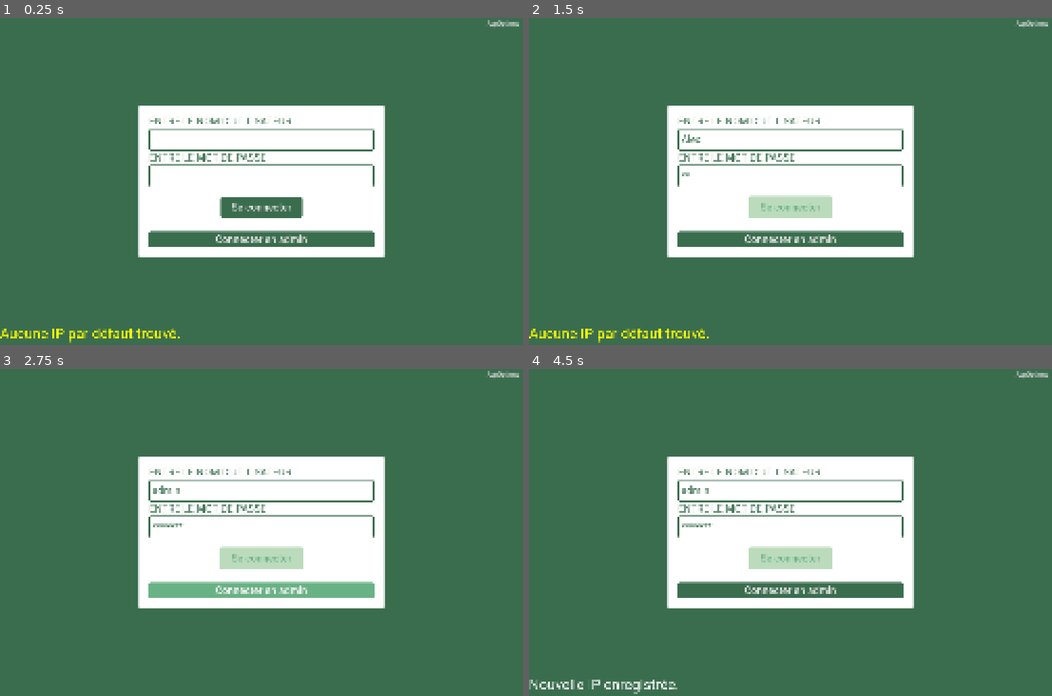
Above: before the commit, frames 1-4 (two rows, left to right).
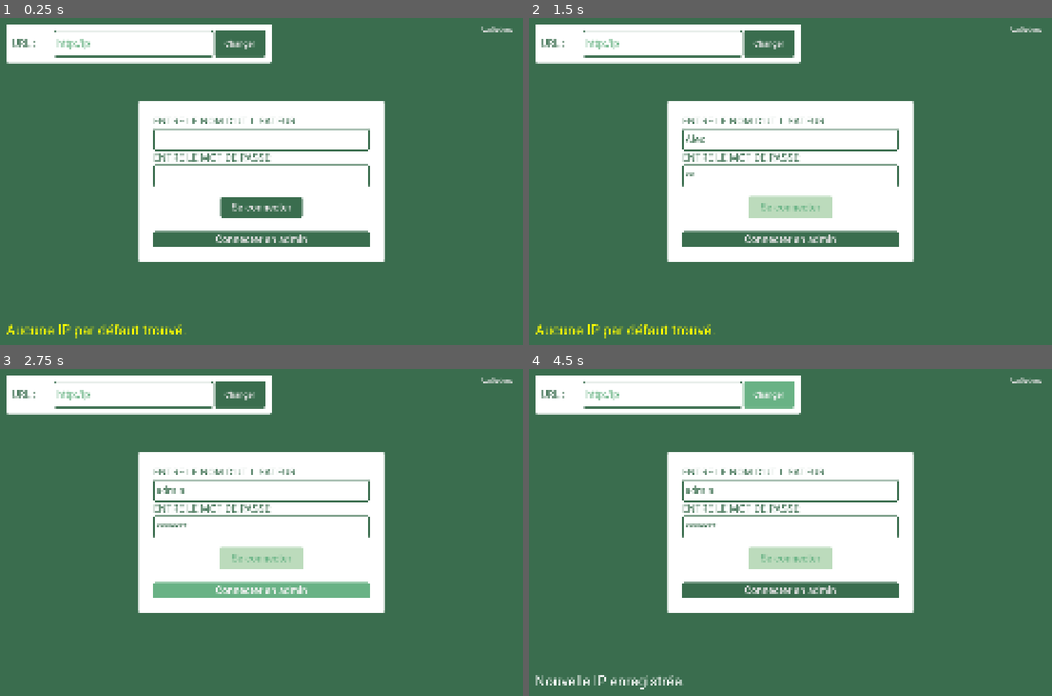
Above: after the commit, the same moments.

Repository: Animo105/tout-cru-dans-le-bec
Game: Godot game, scene res://app_init.tscn
Same seed, same stepped clock (60 frames per second), same inputs: the game is played once before the commit and once after it.
Inputs (mouse positions are in pixels of both pictures, inside the frame that each line leads up to):
- Up to frame 1 (0.25 s): no input
- Up to frame 2 (1.5 s): click (790, 138) at 0.52 s; type "Alex" at 0.6 s; click (790, 174) at 0.75 s; type "12" at 0.83 s; click "Se connecter" at 1.25 s
- Up to frame 3 (2.75 s): click "Connecter en admin" at 2 s
- Up to frame 4 (4.5 s): click "AppOptions" at 2.75 s; click (790, 561) at 3.5 s, where only the run after the commit has a clickable "Continuer"; click "Changer" at 4.25 s

The runs differ from the first frame. In frame 1, 8.5% of the frame differs, in the area x 0-100%, y 0-100%; in frame 2, 8.5%; in frame 3, 7.8%; in frame 4, 9.2%.

Commit message:
acceuil et update du theme (again)

Diff:
--- a/app_init.tscn
+++ b/app_init.tscn
@@ -15,16 +15,28 @@
 grow_vertical = 2
 script = ExtResource("1_n5gwl")
 
+[node name="Button" type="Button" parent="." unique_id=515828297]
+layout_mode = 1
+anchors_preset = 1
+anchor_left = 1.0
+anchor_right = 1.0
+offset_left = -228.0
+offset_top = 30.0
+offset_right = -30.0
+offset_bottom = 86.0
+grow_horizontal = 0
+theme_override_font_sizes/font_size = 30
+toggle_mode = true
+text = "AppOptions"
+
 [node name="Login" type="CenterContainer" parent="." unique_id=145877602]
-layout_mode = 1
-anchors_preset = 15
-anchor_right = 1.0
-anchor_bottom = 1.0
+layout_mode = 0
+offset_right = 2560.0
+offset_bottom = 1600.0
 grow_horizontal = 2
 grow_vertical = 2
 
 [node name="VBoxContainer" type="VBoxContainer" parent="Login" unique_id=1410548019]
-visible = false
 layout_mode = 2
 
 [node name="TitleLabel" type="Label" parent="Login/VBoxContainer" unique_id=1972711334]
@@ -41,7 +53,6 @@
 ERREURS"
 
 [node name="ProceedButton" type="Button" parent="Login/VBoxContainer" unique_id=19017409]
-visible = false
 layout_mode = 2
 text = "Continuer"
 
@@ -98,31 +109,20 @@
 layout_mode = 2
 text = "Connecter en admin"
 
-[node name="Button" type="Button" parent="." unique_id=515828297]
-layout_mode = 1
-anchors_preset = 1
-anchor_left = 1.0
-anchor_right = 1.0
-offset_left = -137.0
-offset_bottom = 31.0
-grow_horizontal = 0
-theme_override_font_sizes/font_size = 30
-toggle_mode = true
-text = "AppOptions"
-
 [node name="UrlOption" type="PanelContainer" parent="." unique_id=1193223957]
-visible = false
 custom_minimum_size = Vector2(1300, 0)
 layout_mode = 0
-offset_right = 40.0
-offset_bottom = 40.0
+offset_left = 30.0
+offset_top = 30.0
+offset_right = 1330.0
+offset_bottom = 220.0
 
 [node name="MarginContainer" type="MarginContainer" parent="UrlOption" unique_id=1108080980]
 layout_mode = 2
-theme_override_constants/margin_left = 20
-theme_override_constants/margin_top = 20
-theme_override_constants/margin_right = 20
-theme_override_constants/margin_bottom = 20
+theme_override_constants/margin_left = 10
+theme_override_constants/margin_top = 10
+theme_override_constants/margin_right = 10
+theme_override_constants/margin_bottom = 10
 
 [node name="IP" type="HBoxContainer" parent="UrlOption/MarginContainer" unique_id=704035759]
 layout_mode = 2
@@ -147,18 +147,22 @@
 
 [node name="ErrorAppLabel" type="Label" parent="." unique_id=1962808505]
 layout_mode = 1
-anchors_preset = 2
+anchors_preset = 12
 anchor_top = 1.0
+anchor_right = 1.0
 anchor_bottom = 1.0
-offset_top = -96.0
-offset_right = 546.0
+offset_left = 30.0
+offset_top = -113.0
+offset_right = -30.0
+offset_bottom = -30.0
+grow_horizontal = 2
 grow_vertical = 0
 theme_override_colors/font_color = Color(0.99999994, 0.1943762, 0.14415282, 1)
 theme_override_font_sizes/font_size = 70
 text = "APP ERROR"
 script = ExtResource("5_teisc")
 
+[connection signal="toggled" from="Button" to="." method="_on_button_toggled"]
 [connection signal="pressed" from="Login/PanelContainer/MarginContainer/VBoxContainer/LoginButton" to="." method="_on_login_button_pressed"]
 [connection signal="pressed" from="Login/PanelContainer/MarginContainer/VBoxContainer/Button" to="." method="_on_button_pressed"]
-[connection signal="toggled" from="Button" to="." method="_on_button_toggled"]
 [connection signal="pressed" from="UrlOption/MarginContainer/IP/SetUrlButton" to="." method="_on_set_url_button_pressed"]
--- a/assets/themes/light_theme.tres
+++ b/assets/themes/light_theme.tres
@@ -112,6 +112,10 @@
 corner_radius_bottom_left = 10
 
 [sub_resource type="StyleBoxFlat" id="StyleBoxFlat_rcvp8"]
+content_margin_left = 20.0
+content_margin_top = 20.0
+content_margin_right = 20.0
+content_margin_bottom = 20.0
 bg_color = Color(1, 1, 1, 1)
 corner_radius_top_left = 10
 corner_radius_top_right = 10
@@ -144,6 +148,11 @@
 
 [sub_resource type="StyleBoxFlat" id="StyleBoxFlat_q034a"]
 bg_color = Color(0.23921569, 0.3372549, 0.30588236, 1)
+
+[sub_resource type="StyleBoxLine" id="StyleBoxLine_11dqm"]
+color = Color(0.22745098, 0.42745098, 0.30588236, 1)
+thickness = 3
+vertical = true
 
 [resource]
 Button/colors/font_disabled_color = Color(0.42745098, 0.70980394, 0.53333336, 1)
@@ -193,4 +202,4 @@
 TextEdit/colors/font_color = Color(0.22745098, 0.42745098, 0.30588236, 1)
 TextEdit/font_sizes/font_size = 50
 TextEdit/styles/normal = SubResource("StyleBoxFlat_q034a")
-VSeparator/styles/separator = SubResource("StyleBoxLine_g4v7s")
+VSeparator/styles/separator = SubResource("StyleBoxLine_11dqm")
--- a/main_app/main.tscn
+++ b/main_app/main.tscn
@@ -12,19 +12,20 @@
 [ext_resource type="PackedScene" uid="uid://b8shh4tfv0o53" path="res://scenes/Trempage.tscn" id="11_2cqfq"]
 [ext_resource type="PackedScene" uid="uid://c1bkkovv8oj5q" path="res://scenes/admin_panel/admin_panel.tscn" id="11_4myji"]
 
-[node name="Main" type="Control" unique_id=1765879044]
-layout_mode = 3
+[node name="Main" type="MarginContainer" unique_id=1661253079]
 anchors_preset = 15
 anchor_right = 1.0
 anchor_bottom = 1.0
 grow_horizontal = 2
 grow_vertical = 2
+theme_override_constants/margin_left = 30
+theme_override_constants/margin_top = 30
+theme_override_constants/margin_right = 30
+theme_override_constants/margin_bottom = 30
 script = ExtResource("1_lquwl")
 
 [node name="VBoxContainer" type="VBoxContainer" parent="." unique_id=808657159]
-layout_mode = 0
-offset_right = 2568.0
-offset_bottom = 1594.0
+layout_mode = 2
 
 [node name="Nom de l\'app" type="Label" parent="VBoxContainer" unique_id=1976068236]
 layout_mode = 2
--- a/scenes/acceuil/Accueil.tscn
+++ b/scenes/acceuil/Accueil.tscn
@@ -33,6 +33,38 @@
 
 [node name="HBoxContainer" type="HBoxContainer" parent="VBoxContainer/MarginContainer" unique_id=1380484997]
 layout_mode = 2
+theme_override_constants/separation = 50
+
+[node name="VBoxContainer" type="VBoxContainer" parent="VBoxContainer/MarginContainer/HBoxContainer" unique_id=209567925]
+layout_mode = 2
+size_flags_horizontal = 3
+
+[node name="VBoxContainer" type="VBoxContainer" parent="VBoxContainer/MarginContainer/HBoxContainer/VBoxContainer" unique_id=967039677]
+layout_mode = 2
+size_flags_vertical = 3
+
+[node name="ProductList" type="VBoxContainer" parent="VBoxContainer/MarginContainer/HBoxContainer/VBoxContainer/VBoxContainer" unique_id=2054606167]
+unique_name_in_owner = true
+layout_mode = 2
+size_flags_vertical = 3
+
+[node name="Label" type="Label" parent="VBoxContainer/MarginContainer/HBoxContainer/VBoxContainer/VBoxContainer/ProductList" unique_id=31969397]
+layout_mode = 2
+text = "Produits actifs"
+
+[node name="HSeparator" type="HSeparator" parent="VBoxContainer/MarginContainer/HBoxContainer/VBoxContainer/VBoxContainer" unique_id=687759751]
+layout_mode = 2
+
+[node name="Production" type="VBoxContainer" parent="VBoxContainer/MarginContainer/HBoxContainer/VBoxContainer/VBoxContainer" unique_id=257641325]
+layout_mode = 2
+size_flags_vertical = 3
+
+[node name="Label2" type="Label" parent="VBoxContainer/MarginContainer/HBoxContainer/VBoxContainer/VBoxContainer/Production" unique_id=381717181]
+layout_mode = 2
+text = "Production du jour"
+
+[node name="VSeparator" type="VSeparator" parent="VBoxContainer/MarginContainer/HBoxContainer" unique_id=681998114]
+layout_mode = 2
 
 [node name="ScrollContainer" type="ScrollContainer" parent="VBoxContainer/MarginContainer/HBoxContainer" unique_id=1774378954]
 layout_mode = 2
